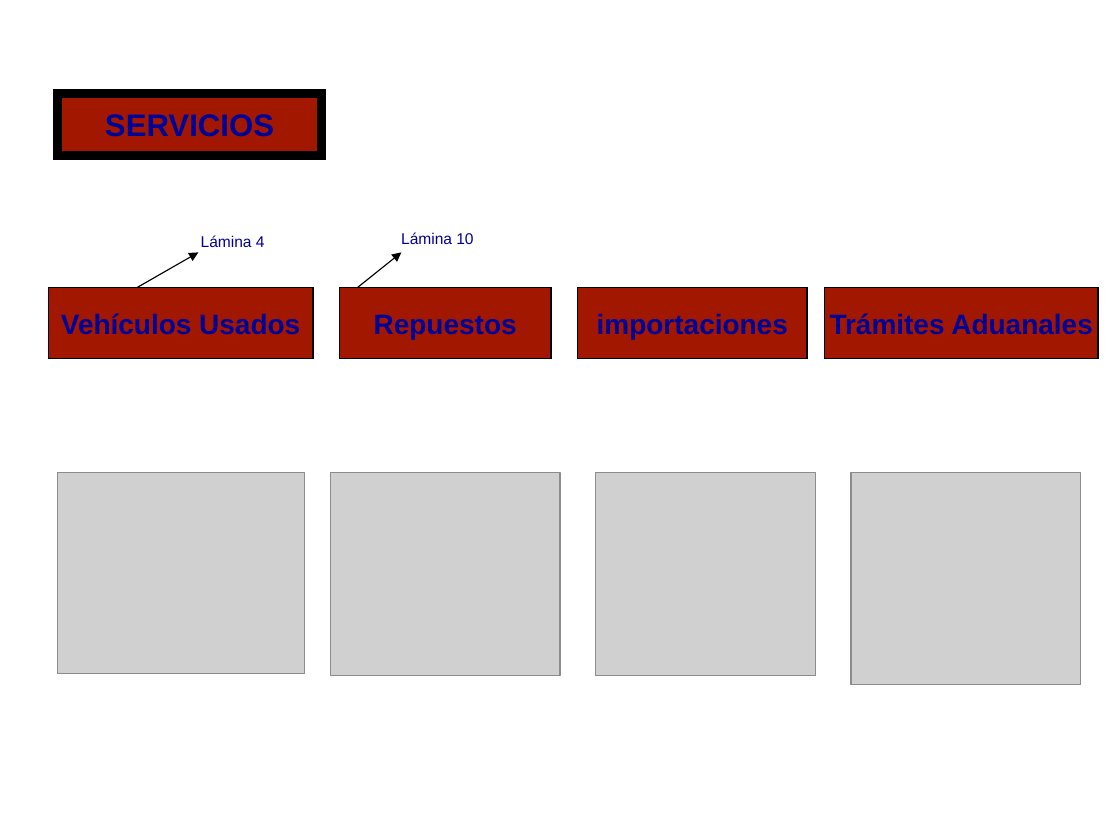
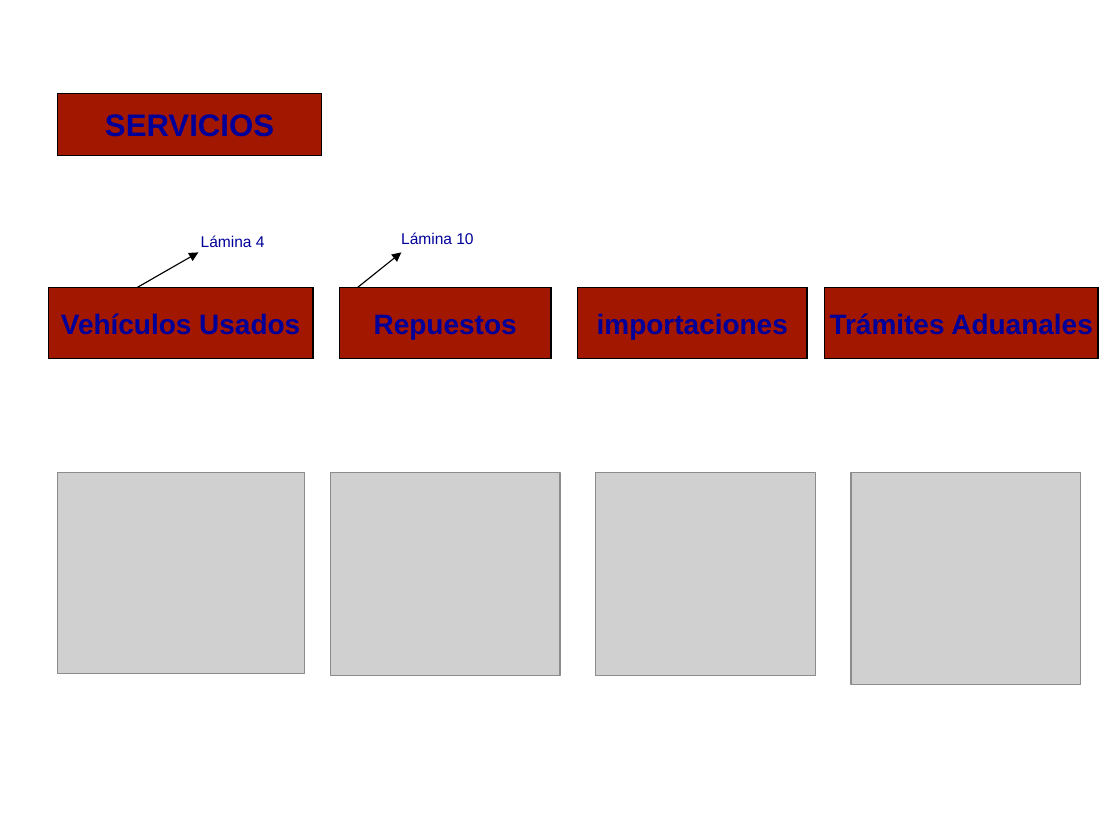
Before and after one commit to robertux/importa, a slide deck: slide 3 of Contenido Página Web.ppt. Drawn at 1120x840 pixels with LibreOffice and Linux fonts; fonts in the diff are those of the drawing; grey boxes stand for pictures. Boxes give left, top, right and bottom in pixels: in the first picture for what was removed or moved away, otherwise in the second. Text is boxed around its words. In the diff, an @@ line names an element or a change of style, - is before the commit and + after.

```diff
--- a/Contenido Página Web.ppt
+++ b/Contenido Página Web.ppt
@@ rectangle "SERVICIOS" at bbox=[57, 94, 321, 156]: outline #000000 6.01 pt to #000000 0.74 pt @@
```
Also in this commit, not shown: 2 other slides changed, 6 other files.
